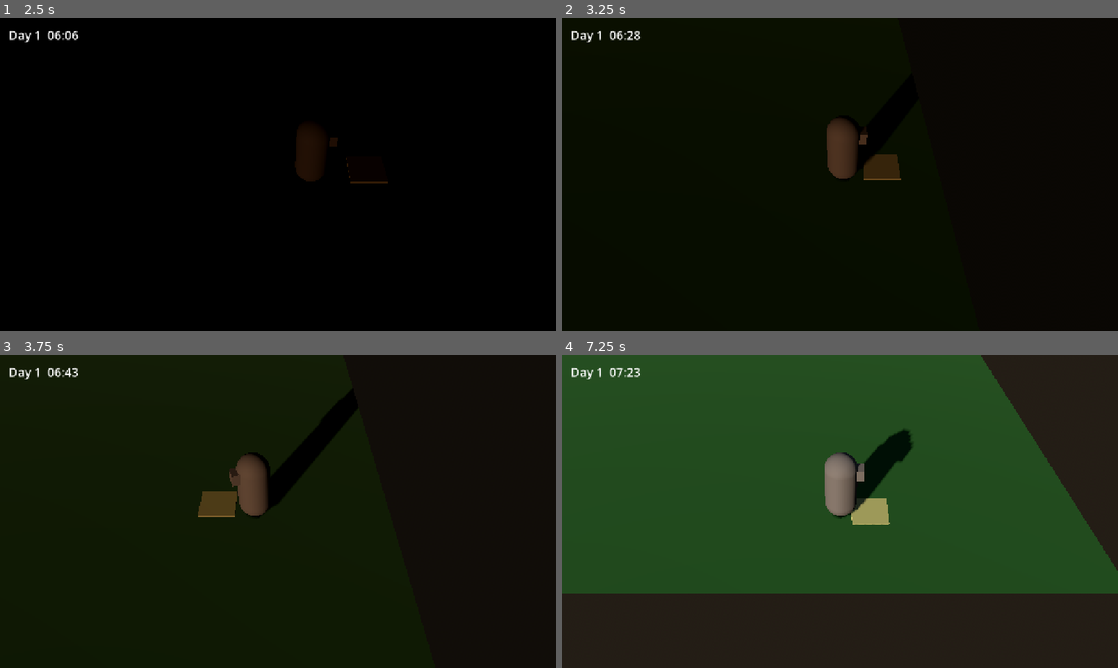
Above: before the commit, frames 1-4 (two rows, left to right).
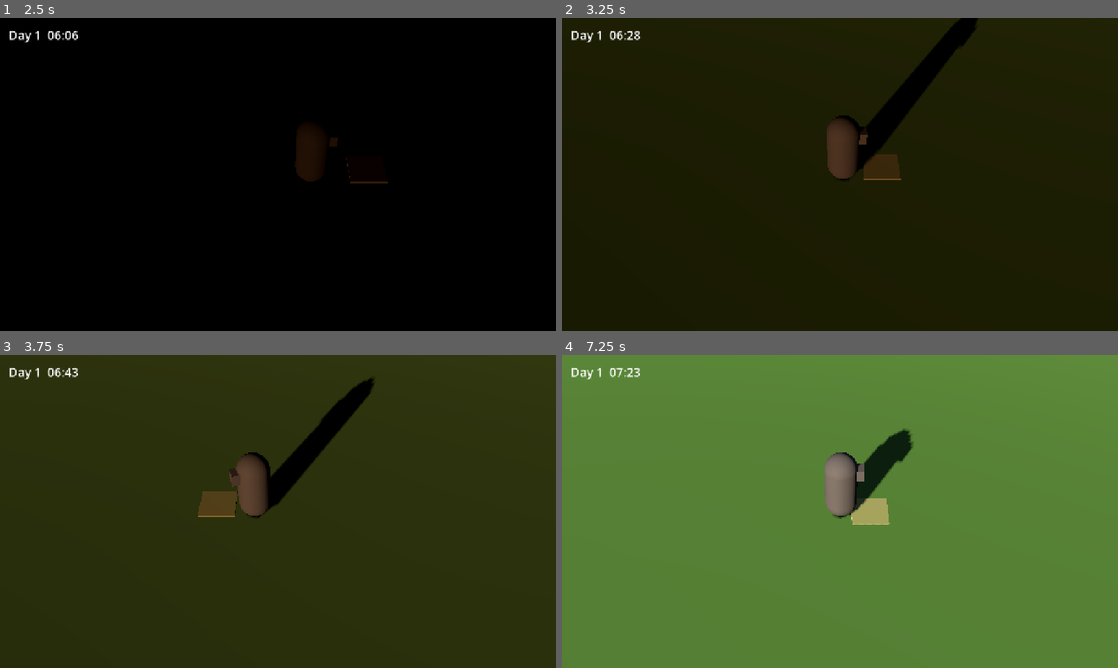
Above: after the commit, the same moments.

Repository: ParvezAli12/Meadowfolk
Game: Godot game, scene res://scenes/main/main.tscn
The game is run twice, just before and just after one commit, with the same random seed, the same clock (stepped at 60 frames per second) and the same inputs.
Inputs:
- Up to frame 1 (2.5 s): hold D (move_right) 0.53-1.28 s; hold S (move_down) 1.28-2.03 s; tap Enter at 2 s; hold D (move_right) from 2.03 s (still down)
- Up to frame 2 (3.25 s): release D (move_right) at 2.78 s; hold T (debug_fast_forward) from 2.78 s (still down)
- Up to frame 3 (3.75 s): release T (debug_fast_forward) at 3.53 s; hold A (move_left) from 3.53 s (still down)
- Up to frame 4 (7.25 s): release A (move_left) at 5.03 s; hold S (move_down) 5.03-5.78 s; hold D (move_right) 5.78-6.53 s; hold T (debug_fast_forward) from 6.53 s (still down)

Frame 1 is identical in both runs. In frame 2, 7.9% of the frame differs, in the area x 60-100%, y 0-32%; in frame 3, 93%; in frame 4, 97%, in the area x 0-100%, y 0-100%.

Commit message:
Build island base: grass, sand, water, boundary

Diff:
--- a/scenes/main/main.tscn
+++ b/scenes/main/main.tscn
@@ -5,16 +5,7 @@
 [ext_resource type="Script" uid="uid://08o67esefcbm" path="res://scripts/camera_rig.gd" id="2_iuonh"]
 [ext_resource type="Script" uid="uid://cxt48vg0l6ete" path="res://scripts/tile_cursor.gd" id="3_k2fmo"]
 [ext_resource type="PackedScene" uid="uid://ks74s7r5vn0f" path="res://scenes/ui/hud.tscn" id="5_6q06x"]
-
-[sub_resource type="StandardMaterial3D" id="StandardMaterial3D_vom5j"]
-albedo_color = Color(0.21214908, 0.4781819, 0.24135941, 1)
-
-[sub_resource type="PlaneMesh" id="PlaneMesh_oenq4"]
-material = SubResource("StandardMaterial3D_vom5j")
-size = Vector2(20, 20)
-
-[sub_resource type="ConcavePolygonShape3D" id="ConcavePolygonShape3D_hyk8p"]
-data = PackedVector3Array(10, 0, 10, -10, 0, 10, 10, 0, -10, -10, 0, 10, -10, 0, -10, 10, 0, -10)
+[ext_resource type="Script" uid="uid://rh5bhhhq2mpb" path="res://scripts/boundary.gd" id="6_ow5a4"]
 
 [sub_resource type="StandardMaterial3D" id="StandardMaterial3D_oenq4"]
 transparency = 1
@@ -34,21 +25,53 @@
 sky = SubResource("Sky_oenq4")
 ambient_light_source = 3
 
+[sub_resource type="StandardMaterial3D" id="StandardMaterial3D_vom5j"]
+albedo_color = Color(0.50214, 0.77908945, 0.3817375, 0.8980392)
+
+[sub_resource type="PlaneMesh" id="PlaneMesh_oenq4"]
+material = SubResource("StandardMaterial3D_vom5j")
+size = Vector2(40, 40)
+
+[sub_resource type="ConcavePolygonShape3D" id="ConcavePolygonShape3D_hujxm"]
+data = PackedVector3Array(20, 0, 20, -20, 0, 20, 20, 0, -20, -20, 0, 20, -20, 0, -20, 20, 0, -20)
+
+[sub_resource type="BoxShape3D" id="BoxShape3D_oenq4"]
+size = Vector3(52, 6, 1)
+
+[sub_resource type="BoxShape3D" id="BoxShape3D_c4uea"]
+size = Vector3(52, 6, 1)
+
+[sub_resource type="BoxShape3D" id="BoxShape3D_30bj0"]
+size = Vector3(1, 6, 52)
+
+[sub_resource type="BoxShape3D" id="BoxShape3D_8pl5p"]
+size = Vector3(1, 6, 52)
+
+[sub_resource type="StandardMaterial3D" id="StandardMaterial3D_yyfjg"]
+albedo_color = Color(0.9098039, 0.84705883, 0.627451, 1)
+
+[sub_resource type="PlaneMesh" id="PlaneMesh_n1dt2"]
+material = SubResource("StandardMaterial3D_yyfjg")
+size = Vector2(48, 48)
+
+[sub_resource type="ConcavePolygonShape3D" id="ConcavePolygonShape3D_b1x3f"]
+data = PackedVector3Array(24, 0, 24, -24, 0, 24, 24, 0, -24, -24, 0, 24, -24, 0, -24, 24, 0, -24)
+
+[sub_resource type="StandardMaterial3D" id="StandardMaterial3D_30bj0"]
+transparency = 1
+albedo_color = Color(0.22745098, 0.60784316, 0.8156863, 0.78431374)
+roughness = 0.1
+
+[sub_resource type="PlaneMesh" id="PlaneMesh_c4uea"]
+material = SubResource("StandardMaterial3D_30bj0")
+size = Vector2(400, 400)
+
 [node name="Main" type="Node3D" unique_id=800150577]
 
 [node name="DirectionalLight3D" type="DirectionalLight3D" parent="." unique_id=804485015]
 transform = Transform3D(0.8660254, 0.38302222, -0.32139382, 0, 0.64278764, 0.76604444, 0.5, -0.66341394, 0.5566704, 0, 0, 0)
 shadow_enabled = true
 script = ExtResource("1_l3cfh")
-
-[node name="Ground" type="MeshInstance3D" parent="." unique_id=1103036685]
-transform = Transform3D(1, 0, 0, 0, 1, 0, 0, 0, 1, -0.0014886856, 0, 0.011151791)
-mesh = SubResource("PlaneMesh_oenq4")
-
-[node name="StaticBody3D2" type="StaticBody3D" parent="Ground" unique_id=1109117528]
-
-[node name="CollisionShape3D" type="CollisionShape3D" parent="Ground/StaticBody3D2" unique_id=649737153]
-shape = SubResource("ConcavePolygonShape3D_hyk8p")
 
 [node name="Player" parent="." unique_id=1839384554 instance=ExtResource("1_hyk8p")]
 transform = Transform3D(1, 0, 0, 0, 1, 0, 0, 0, 1, 0, 0.5, 0)
@@ -69,3 +92,46 @@
 environment = SubResource("Environment_n1dt2")
 
 [node name="HUD" parent="." unique_id=1473065083 instance=ExtResource("5_6q06x")]
+
+[node name="World" type="Node3D" parent="." unique_id=742505988]
+
+[node name="Ground" type="MeshInstance3D" parent="World" unique_id=1103036685]
+transform = Transform3D(1, 0, 0, 0, 1, 0, 0, 0, 1, -0.0014886856, 0, 0.011151791)
+mesh = SubResource("PlaneMesh_oenq4")
+
+[node name="StaticBody3D" type="StaticBody3D" parent="World/Ground" unique_id=937308353]
+
+[node name="CollisionShape3D" type="CollisionShape3D" parent="World/Ground/StaticBody3D" unique_id=314617676]
+shape = SubResource("ConcavePolygonShape3D_hujxm")
+
+[node name="Boundary" type="StaticBody3D" parent="World" unique_id=2108458672]
+script = ExtResource("6_ow5a4")
+
+[node name="North" type="CollisionShape3D" parent="World/Boundary" unique_id=316312642]
+transform = Transform3D(1, 0, 0, 0, 1, 0, 0, 0, 1, 0, 3, -25)
+shape = SubResource("BoxShape3D_oenq4")
+
+[node name="South" type="CollisionShape3D" parent="World/Boundary" unique_id=646028327]
+transform = Transform3D(1, 0, 0, 0, 1, 0, 0, 0, 1, 0, 3, 25)
+shape = SubResource("BoxShape3D_c4uea")
+
+[node name="East" type="CollisionShape3D" parent="World/Boundary" unique_id=1745935478]
+transform = Transform3D(1, 0, 0, 0, 1, 0, 0, 0, 1, 25, 3, 0)
+shape = SubResource("BoxShape3D_30bj0")
+
+[node name="West" type="CollisionShape3D" parent="World/Boundary" unique_id=1368314335]
+transform = Transform3D(1, 0, 0, 0, 1, 0, 0, 0, 1, -25, 3, 0)
+shape = SubResource("BoxShape3D_8pl5p")
+
+[node name="Sand" type="MeshInstance3D" parent="World" unique_id=1801129606]
+transform = Transform3D(1, 0, 0, 0, 1, 0, 0, 0, 1, 0, -0.02, 0)
+mesh = SubResource("PlaneMesh_n1dt2")
+
+[node name="StaticBody3D" type="StaticBody3D" parent="World/Sand" unique_id=13393918]
+
+[node name="CollisionShape3D" type="CollisionShape3D" parent="World/Sand/StaticBody3D" unique_id=1881614981]
+shape = SubResource("ConcavePolygonShape3D_b1x3f")
+
+[node name="Water" type="MeshInstance3D" parent="World" unique_id=442671237]
+transform = Transform3D(1, 0, 0, 0, 1, 0, 0, 0, 1, 0, -0.04, 0)
+mesh = SubResource("PlaneMesh_c4uea")
--- /dev/null
+++ b/scripts/boundary.gd
@@ -0,0 +1,15 @@
+extends StaticBody3D
+
+func _ready() -> void:
+	_add_wall(Vector3(52, 6, 1), Vector3(0, 3, -25))   # north
+	_add_wall(Vector3(52, 6, 1), Vector3(0, 3, 25))    # south
+	_add_wall(Vector3(1, 6, 52), Vector3(25, 3, 0))    # east
+	_add_wall(Vector3(1, 6, 52), Vector3(-25, 3, 0))   # west
+
+func _add_wall(size: Vector3, pos: Vector3) -> void:
+	var shape := CollisionShape3D.new()
+	var box := BoxShape3D.new()
+	box.size = size
+	shape.shape = box
+	shape.position = pos
+	add_child(shape)
Not shown, added: scripts/boundary.gd.uid
